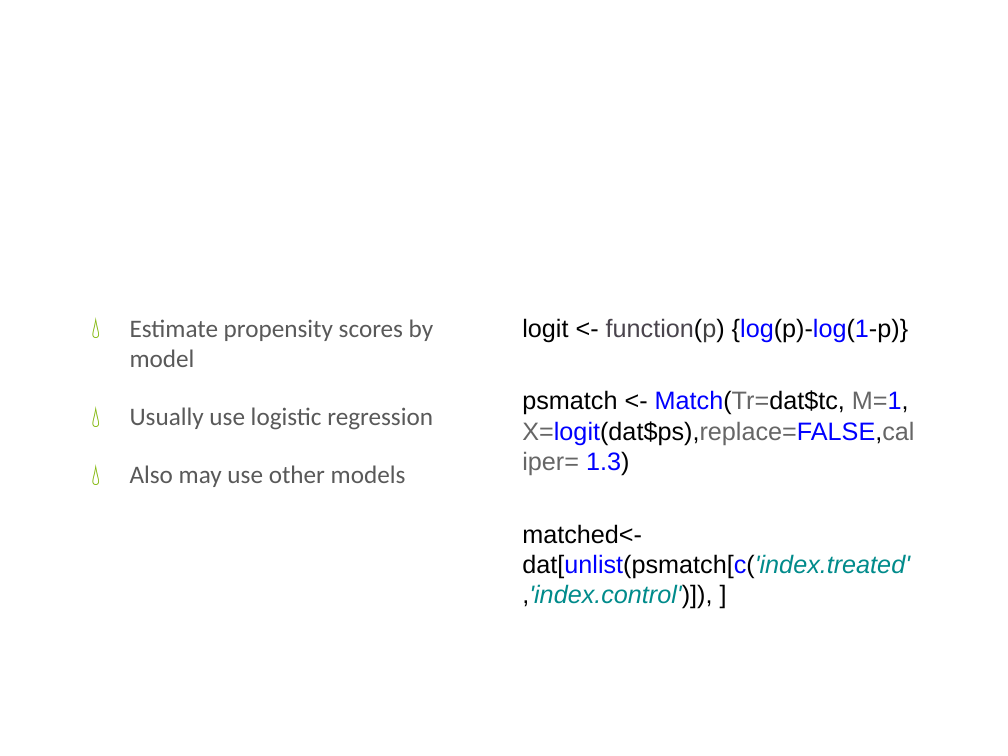
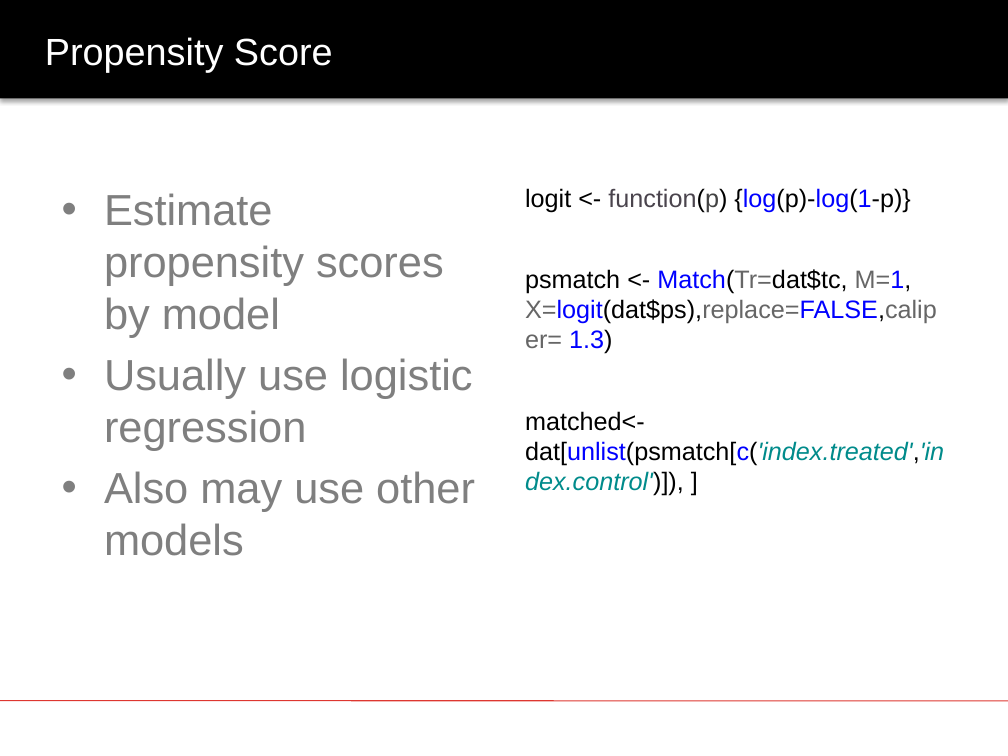
Before and after one commit to anhualin/MyLearning, a slide deck: slide 22 of FDA2018/FDA_Presentation.pptx (slide 19 before the commit). Drawn at 1008x756 pixels with LibreOffice and Linux fonts; fonts in the diff are those of the drawing; background and template pictures are left out. Boxes give left, top, right and bottom in pixels: in the first picture for what was removed or moved away, otherwise in the second. Text is boxed around its words. In the diff, an @@ line names an element or a change of style, - is before the commit and + after.

```diff
--- a/FDA2018/FDA_Presentation.pptx
+++ b/FDA2018/FDA_Presentation.pptx
@@ rectangle added at bbox=[0, 0, 1008, 99], fill #000000 @@
@@ title "Propensity Score": place and size @@
-title "Propensity Score" at bbox=[224, 320, 333, 341]
+title "Propensity Score" at bbox=[45, 37, 333, 72]
@@ title "Propensity Score" at bbox=[45, 37, 333, 72]: size 46 to 27 pt, font Calibri to Arial; alignment centre to left @@
@@ text "Estimate propensity scores by model": place and size @@
-text "Estimate propensity scores by model" at bbox=[130, 319, 434, 487]
+text "Estimate propensity scores by model" at bbox=[104, 193, 475, 556]
@@ text "Estimate propensity scores by model" at bbox=[104, 193, 475, 556]: size 18 to 31 pt, font Calibri to Arial, text colour #595959 to #7F7F7F; bullet 💧 to •; less space between paragraphs @@
@@ text "logit <- function(p) {log(p)-log(1-p)}" rewrapped from bbox=[522, 318, 914, 609] to bbox=[525, 188, 944, 496] @@
@@ line added from (0, 701) to (1008, 701), #DE3730 0.75 pt @@
```
Also in this commit, not shown: 19 other slides changed, 12 slides added, 1 slide removed, 4 other files.
